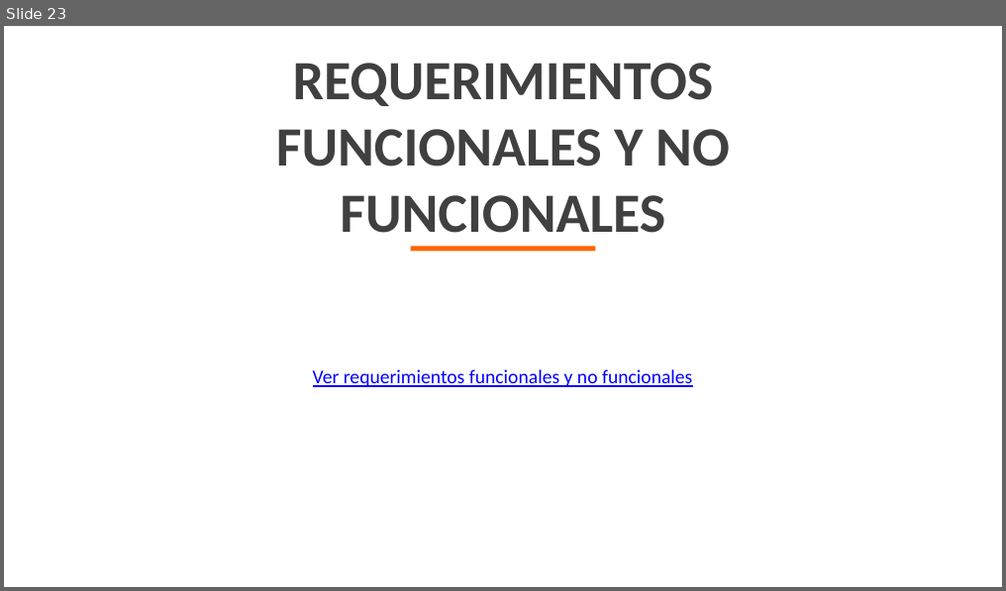
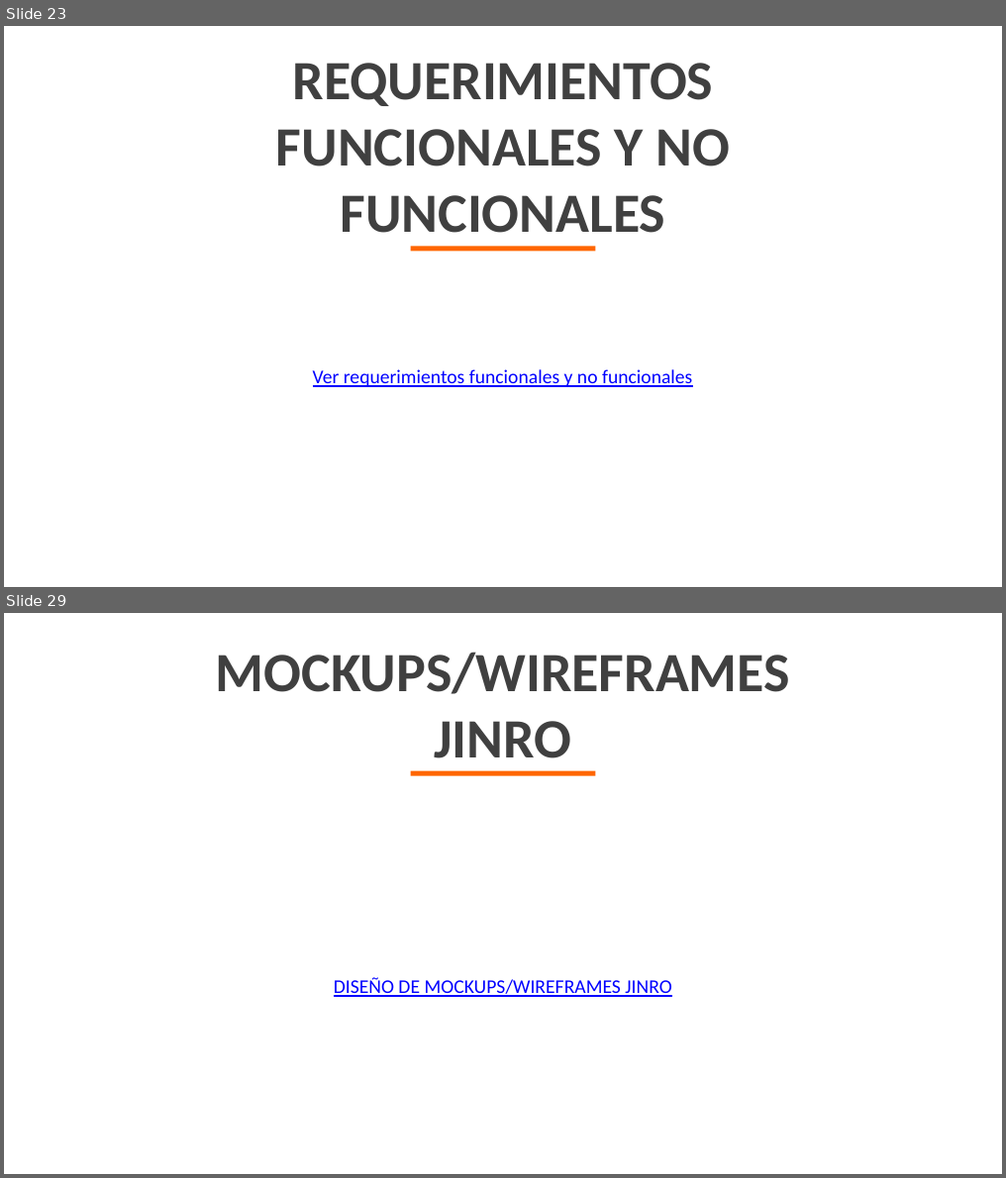
Before and after one commit to TatanDesign/Jinro-online-Shopping, a slide deck: Tercer Trimestre/JINRO ONLINE SHOPING.pptx. Shown one above the other, each under a label of ours: slide 23 before the commit, slides 23 and 29 after it; the slides between them are not shown. The pictures are 1006x591 and 1006x1178 pixels, drawn with LibreOffice and Linux fonts; fonts in the diff are those of the drawing; background and template pictures are left out. Boxes give left, top, right and bottom in pixels: in the first picture for what was removed or moved away, otherwise in the second. Text is boxed around its words. In the diff, an @@ line names an element or a change of style, - is before the commit and + after.

```diff
--- a/Tercer Trimestre/JINRO ONLINE SHOPING.pptx
+++ b/Tercer Trimestre/JINRO ONLINE SHOPING.pptx
@@ slide 29 added at box(4, 613, 1002, 1174), background picture (left out) @@
@@ text added at box(216, 652, 790, 759), 40 pt, text #404040, bold @@
+MOCKUPS/WIREFRAMES JINRO
@@ rectangle added at box(410, 770, 596, 775), fill #FF6600 @@
@@ text added at box(334, 977, 671, 997), 14 pt, text #0000FF, underline @@
+DISEÑO DE MOCKUPS/WIREFRAMES JINRO
```
Also in this commit, not shown: 8 slides changed, 4 other slides added, 40 other files.
